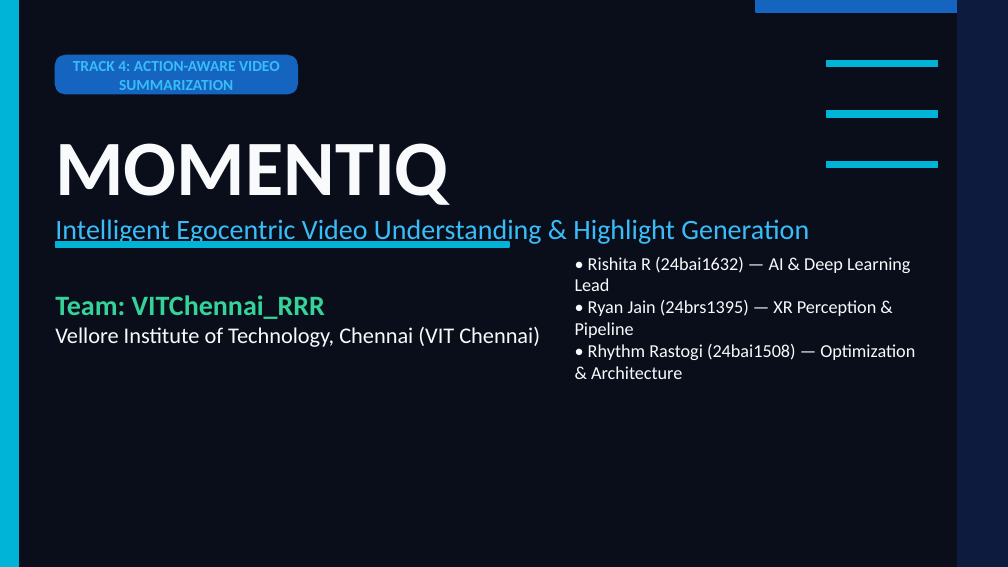
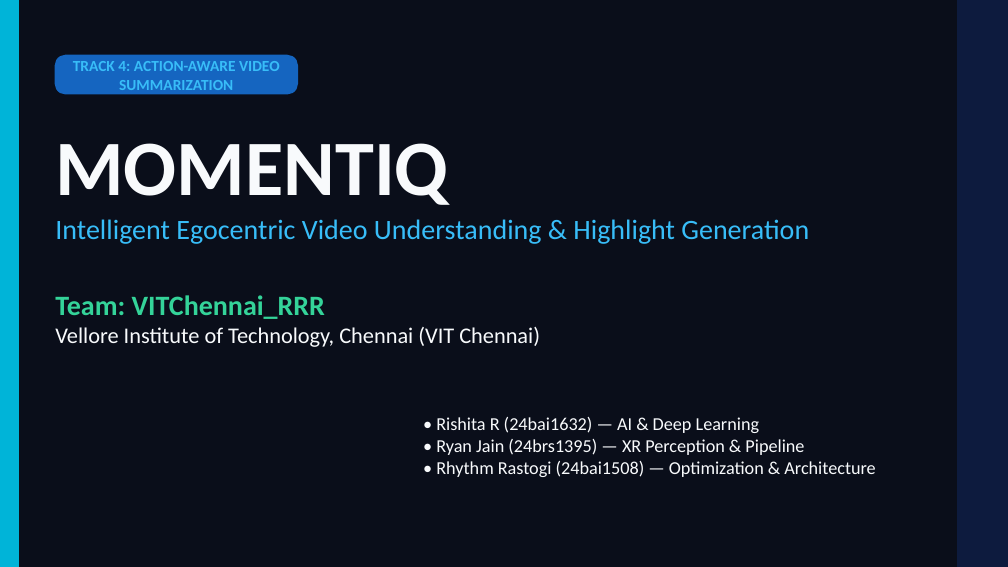
Before and after one commit to rishita2201/Samsung_XR_Hackathon, a slide deck: slide 1 of VITChennai_RRR_Submission_ppt.pptx. Drawn at 1008x567 pixels with LibreOffice and Linux fonts; fonts in the diff are those of the drawing. Boxes give left, top, right and bottom in pixels: in the first picture for what was removed or moved away, otherwise in the second. Text is boxed around its words. In the diff, an @@ line names an element or a change of style, - is before the commit and + after.

```diff
--- a/VITChennai_RRR_Submission_ppt.pptx
+++ b/VITChennai_RRR_Submission_ppt.pptx
@@ rectangle removed at [756,0,1008,12] @@
@@ rectangle removed at [827,60,937,67] @@
@@ rectangle removed at [827,111,937,117] @@
@@ rectangle removed at [827,161,937,167] @@
@@ rectangle removed at [55,242,509,247] @@
@@ text "• Rishita R (24bai1632) — ...": place and size @@
-text "• Rishita R (24bai1632) — ..." at [575,257,915,379]
+text "• Rishita R (24bai1632) — ..." at [436,417,875,477]
@@ text at [436,417,759,433]: text changed @@
-• Rishita R (24bai1632) — AI & Deep Learning Lead
+• Rishita R (24bai1632) — AI & Deep Learning
```
Also in this commit, not shown: 3 other slides changed.
